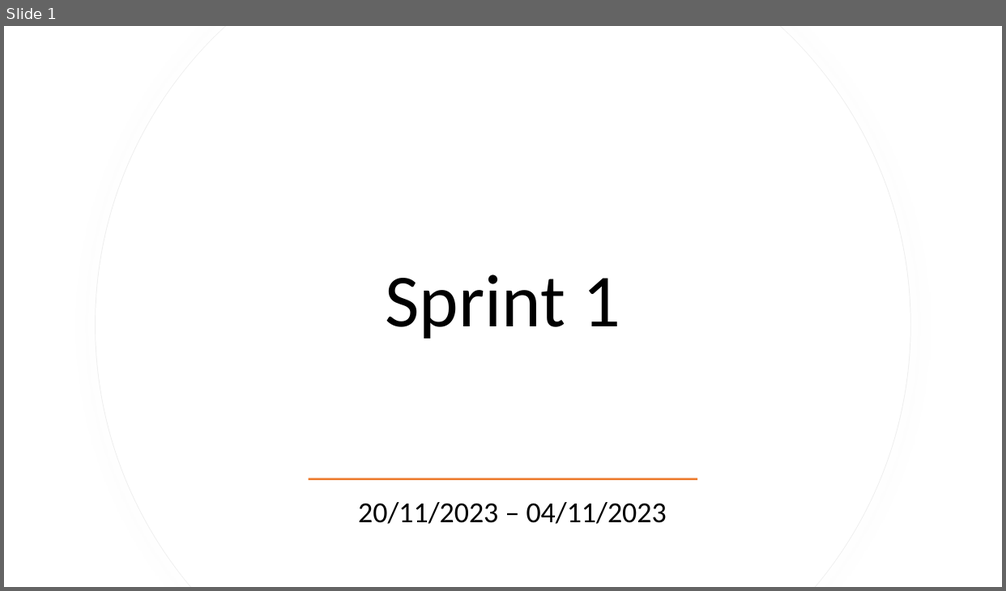
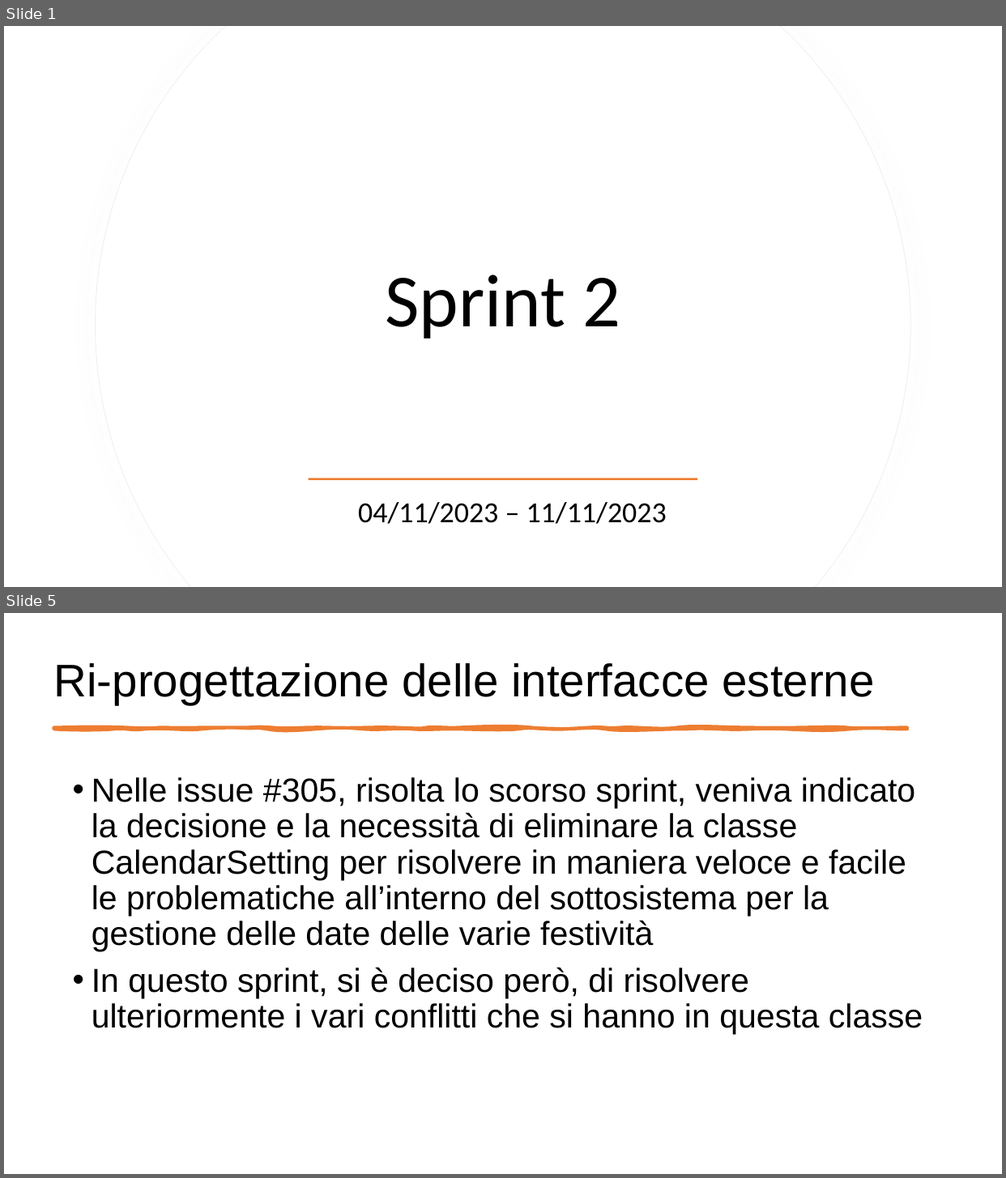
Before and after one commit to CSW-Teams/MS3-docs, a slide deck: Scrumtastic/Sprint2/Sprint2.pptx. Shown one above the other, each under a label of ours: slide 1 before the commit, slides 1 and 5 after it; the slides between them are not shown. The pictures are 1006x591 and 1006x1178 pixels, drawn with LibreOffice and Linux fonts; fonts in the diff are those of the drawing. Boxes give left, top, right and bottom in pixels: in the first picture for what was removed or moved away, otherwise in the second. Text is boxed around its words. In the diff, an @@ line names an element or a change of style, - is before the commit and + after.

Commit message:
sprint 2 powerPoint

```diff
--- a/Scrumtastic/Sprint2/Sprint2.pptx
+++ b/Scrumtastic/Sprint2/Sprint2.pptx
@@ slide 5 added at (x1=4, y1=613, x2=1002, y2=1174), background #FFFFFF @@
@@ title added at (x1=54, y1=663, x2=874, y2=705), 44 pt, text #000000 @@
+Ri-progettazione delle interfacce esterne
@@ freeform shape added at (x1=54, y1=727, x2=908, y2=729), fill #ED7D31, outline #ED7D31 3.25 pt @@
@@ text added at (x1=91, y1=777, x2=923, y2=1034), 32 pt, text #000000 @@
+• Nelle issue #305, risolta lo scorso sprint, veniva indicato la decisione e la necessità di eliminare la classe CalendarSetting per risolvere in maniera veloce e facile le problematiche all’interno del sottosistema per la gestione delle date delle varie festività
+• In questo sprint, si è deciso però, di risolvere ulteriormente i vari conflitti che si hanno in questa classe
@@ slide 1 changed as well @@
@@ title at (x1=386, y1=275, x2=620, y2=339): text changed @@
-Sprint 1
+Sprint 2
@@ subtitle at (x1=358, y1=502, x2=667, y2=524): text changed @@
-20/11/2023 – 04/11/2023
+04/11/2023 – 11/11/2023
```
Also in this commit, not shown: 2 other slides changed, 22 other slides added, 15 slides removed.
